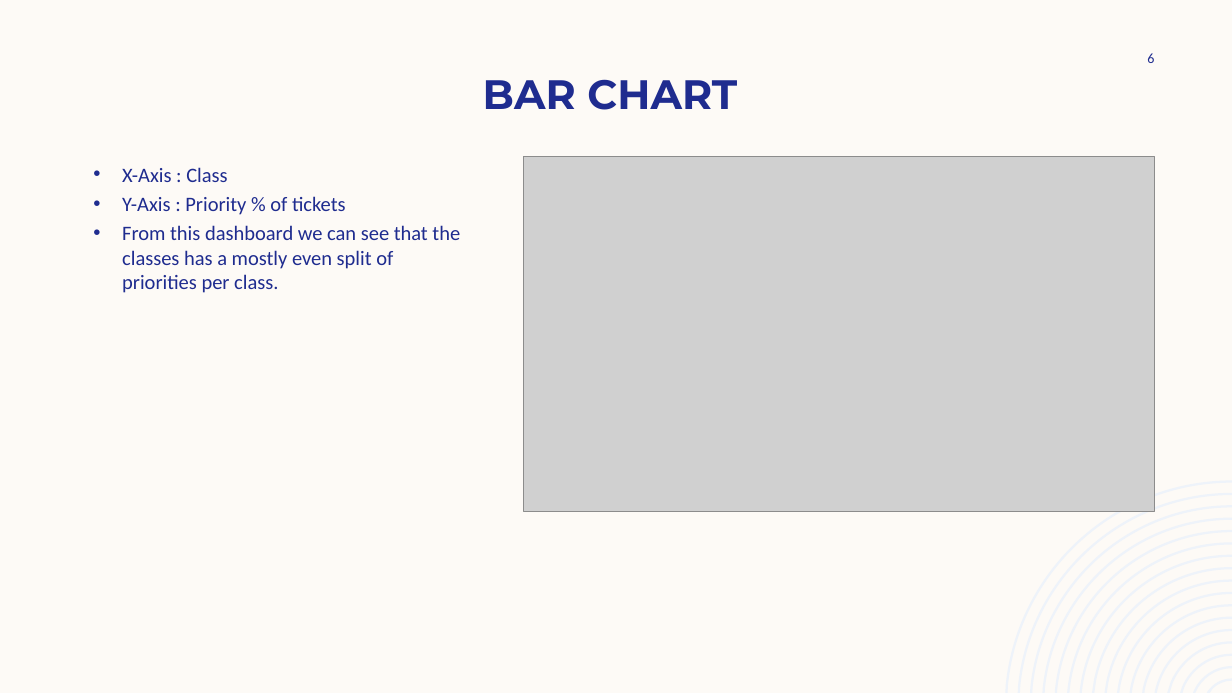
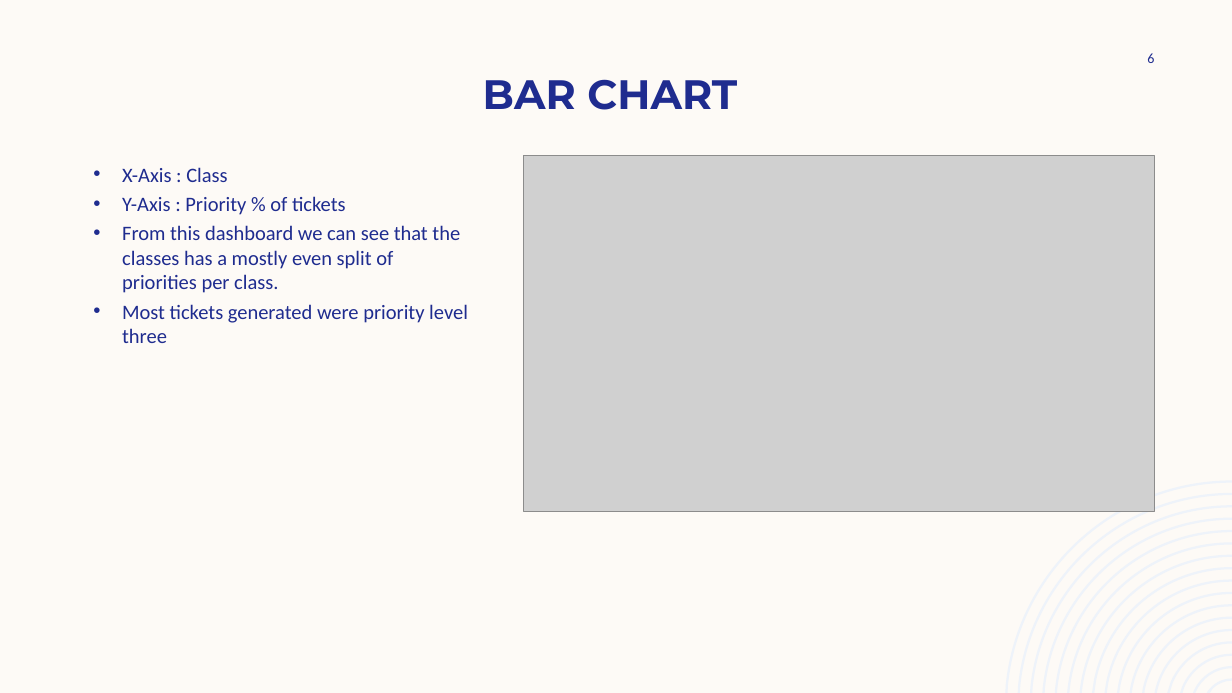
Before and after one commit to ENSF-607-GroupWork/Incident-Management-Dashboard, a slide deck: slide 6 of ENSF 607 Lab 3.pptx. Drawn at 1232x693 pixels with LibreOffice and Linux fonts; fonts in the diff are those of the drawing; grey boxes stand for pictures. Boxes give left, top, right and bottom in pixels: in the first picture for what was removed or moved away, otherwise in the second. Text is boxed around its words. In the diff, an @@ line names an element or a change of style, - is before the commit and + after.

```diff
--- a/ENSF 607 Lab 3.pptx
+++ b/ENSF 607 Lab 3.pptx
@@ text at (122,304,468,343): paragraph added @@
+• Most tickets generated were priority level three
```
Also in this commit, not shown: 4 other slides changed.
